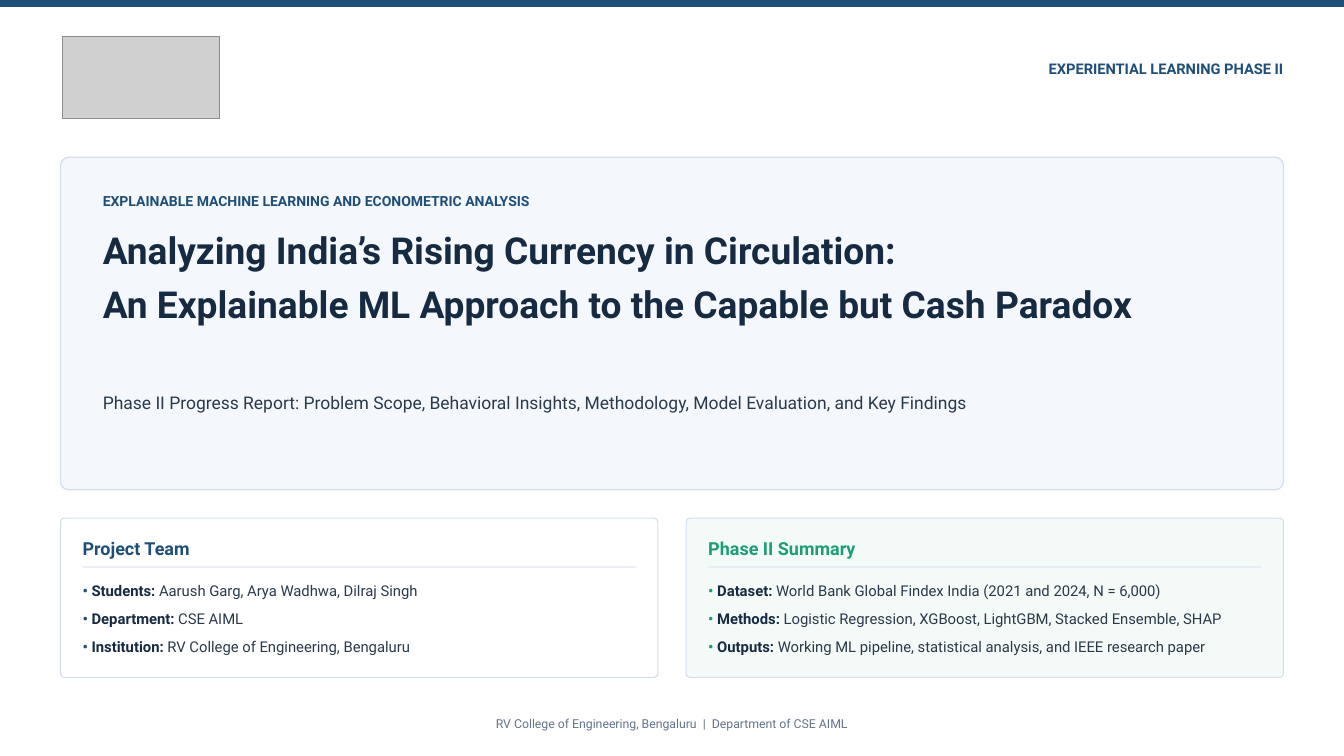
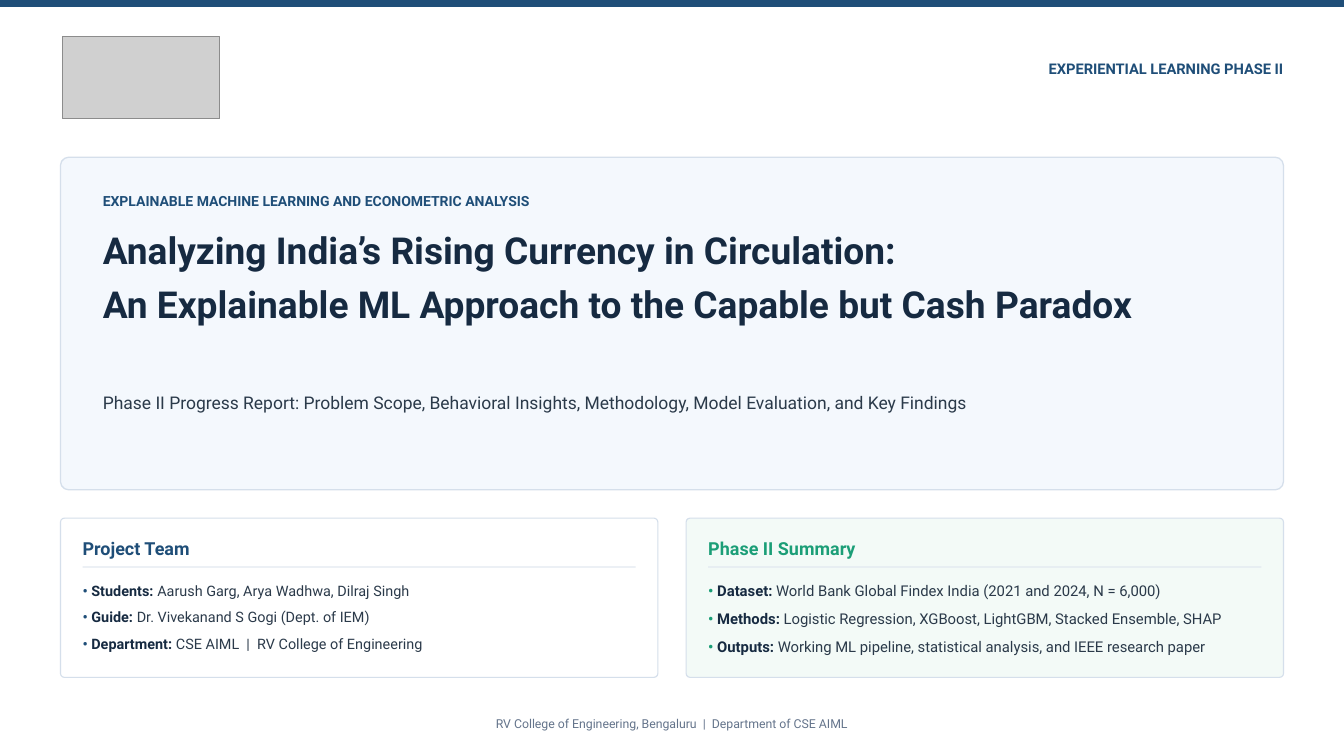
Before and after one commit to aryawadhwa/pomeel, a slide deck: slide 1 of Capable-but-Cash_Experiential_Learning_Phase_II.pptx. Drawn at 1344x756 pixels with LibreOffice and Linux fonts; fonts in the diff are those of the drawing; grey boxes stand for pictures. Boxes give left, top, right and bottom in pixels: in the first picture for what was removed or moved away, otherwise in the second. Text is boxed around its words. In the diff, an @@ line names an element or a change of style, - is before the commit and + after.

```diff
--- a/Capable-but-Cash_Experiential_Learning_Phase_II.pptx
+++ b/Capable-but-Cash_Experiential_Learning_Phase_II.pptx
@@ text at [91, 585, 409, 599]: size 10.6 to 10.3 pt in "• Students: Aarush Garg, Arya Wadhwa, Dilraj ..." @@
@@ text at [91, 610, 422, 652]: text changed; size 10.6 to 10.3 pt @@
-• Department: CSE AIML
-• Institution: RV College of Engineering, Bengaluru
+• Guide: Dr. Vivekanand S Gogi (Dept. of IEM)
+• Department: CSE AIML | RV College of Engineering
```
Also in this commit, not shown: 1 other slide changed, 2 other files.
